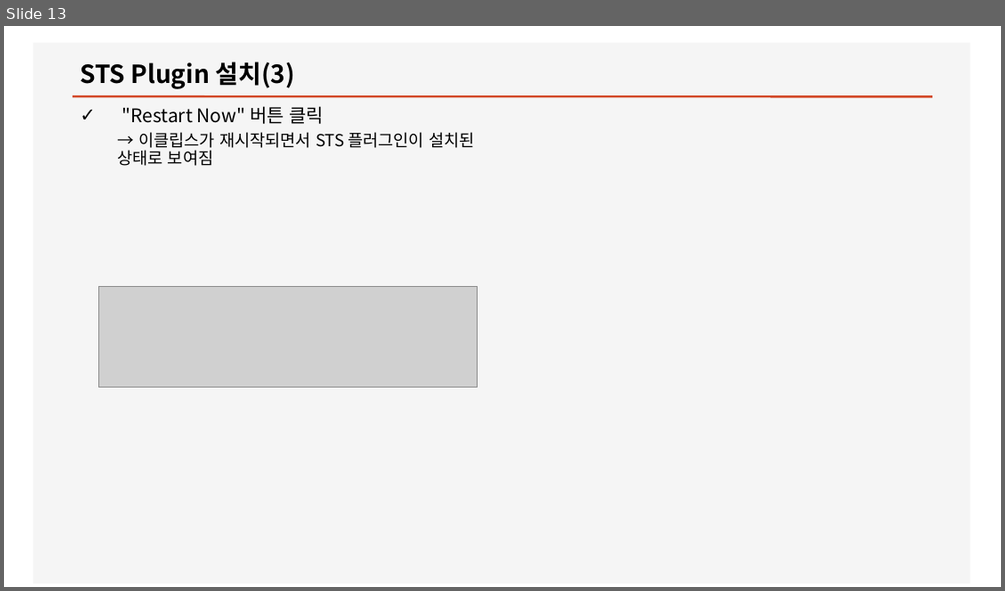
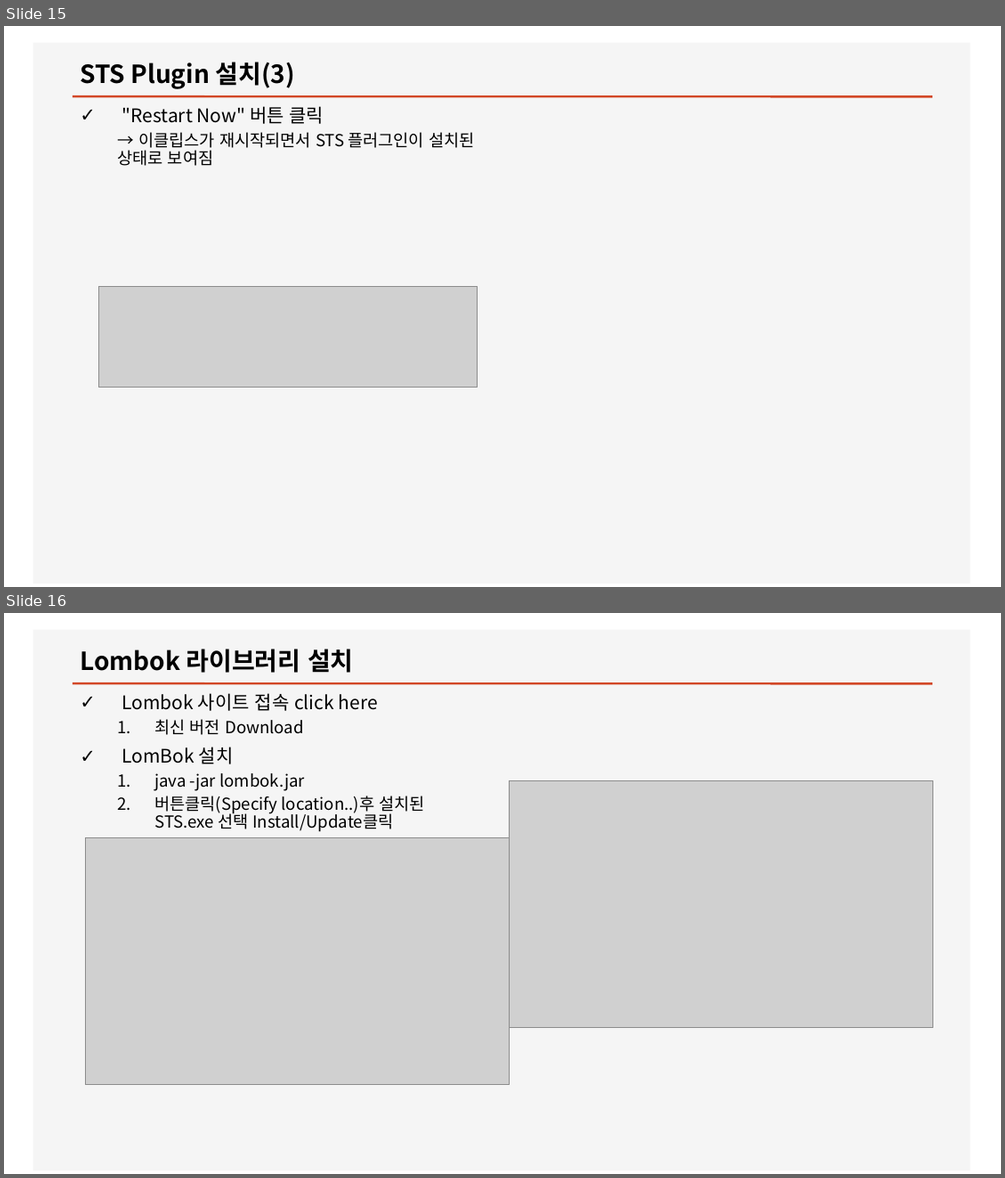
Before and after one commit to ByounggwanLee/CareMoa, a slide deck: Doc/Eclipse설치.pptx. Shown one above the other, each under a label of ours: slide 13 before the commit, slides 15 and 16 after it. The pictures are 1005x591 and 1005x1178 pixels, drawn with LibreOffice and Linux fonts; fonts in the diff are those of the drawing; grey boxes stand for pictures. Boxes give left, top, right and bottom in pixels: in the first picture for what was removed or moved away, otherwise in the second. Text is boxed around its words. In the diff, an @@ line names an element or a change of style, - is before the commit and + after.

```diff
--- a/Doc/Eclipse설치.pptx
+++ b/Doc/Eclipse설치.pptx
@@ slide 16 added at (4,613,1001,1174), background #FFFFFF; not listed: 2 template elements that a slide beside it also shows @@
@@ title added at (80,649,354,673), 24 pt, text #000000, bold @@
+Lombok 라이브러리 설치
@@ text added at (122,693,425,832), 16 pt, text #000000 @@
+✓ Lombok 사이트 접속 click here
+  1. 최신 버전 Download
+✓ LomBok 설치
+  1. java -jar lombok.jar
+  2. 버튼클릭(Specify location..)후 설치된 STS.exe 선택 Install/Update클릭
@@ picture added at (509,780,933,1027) @@
@@ picture added at (85,838,509,1085) @@
@@ what was slide 13 is now slide 15 @@
```
Also in this commit, not shown: 2 slides changed, 1 other slide added, 2 slides removed, 10 other files.
